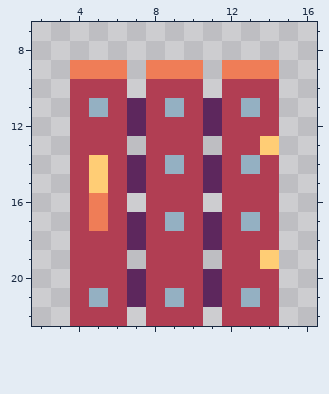
Pixel-art sprite: assets/sprites/interactables/teleport_door_garden.png. This is how it looked before the edit.
The file is 21x23 pixels. Shown: x 2..16, y 7..22. The old version is drawn lined up with the new one, on the new canvas.
Once edited:
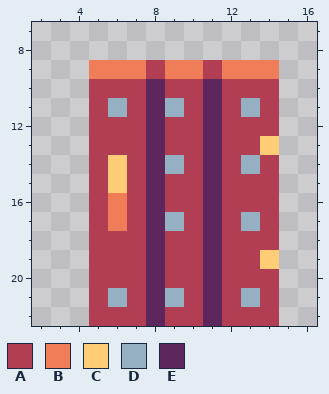
Palette (. is transparent): A #b13e53  B #ef7d57  C #ffcd75  D #94b0c2  E #5d275d
Edits made:
canvas 21x23 -> 20x23, the old top-left corner now at -1,0 (the part of the old canvas that was cut away was empty and is not shown)
There is now colour A in row 9 at x 11; in row 10 at x 7; in row 13 at x 7; in row 16 at x 7; in row 19 at x 7; in row 22 at x 7.
The edit turns colour B into colour A in row 9 at x 8; in rows 16 to 17 at x 5.
The edit turns colour C into colour A in rows 14 to 15 at x 5.
The edit turns colour D into colour A in row 11 at x 5; in row 21 at x 5.
The edit turns colour E into colour A in rows 11 to 12 at x 7; in rows 14 to 15 at x 7; in rows 17 to 18 at x 7; in rows 20 to 21 at x 7.
There is now colour B in row 9 at x 7.
The edit turns colour A into colour B in rows 16 to 17 at x 6.
The edit turns colour A into colour C in rows 14 to 15 at x 6.
The edit turns colour A into colour D in row 11 at x 6; in row 21 at x 6.
There is now colour E in row 10 at x 11; in row 13 at x 11; in row 16 at x 11; in row 19 at x 11; in row 22 at x 11.
The edit turns colour A into colour E in rows 10 to 22 at x 8.
The author cleared colour A in rows 10 to 22 at x 4.
The author cleared colour B in row 9 at x 4.
Changed places in both pictures, as pixel boxes (x1, y1, x2, y2):
changed: (70, 60, 222, 326)
